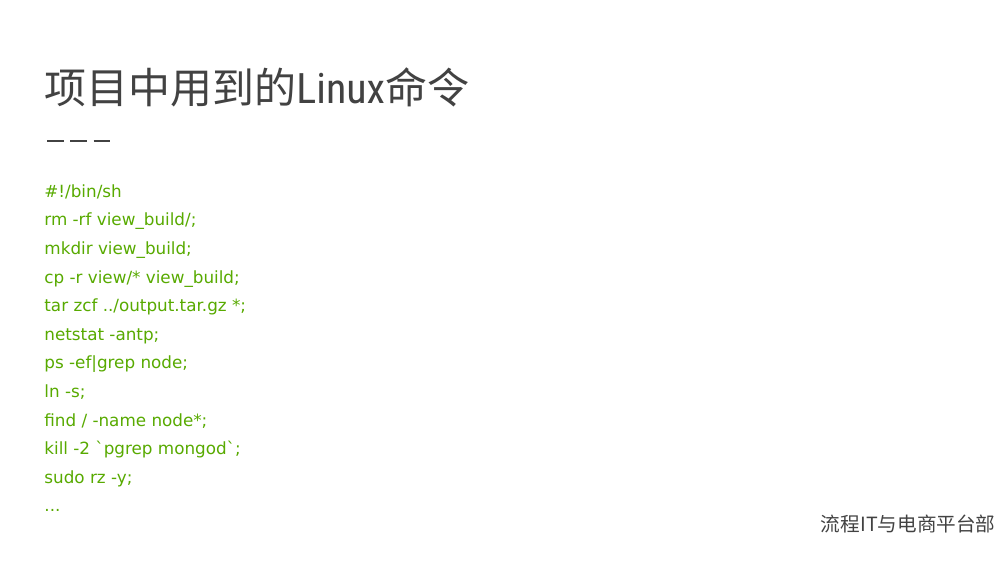
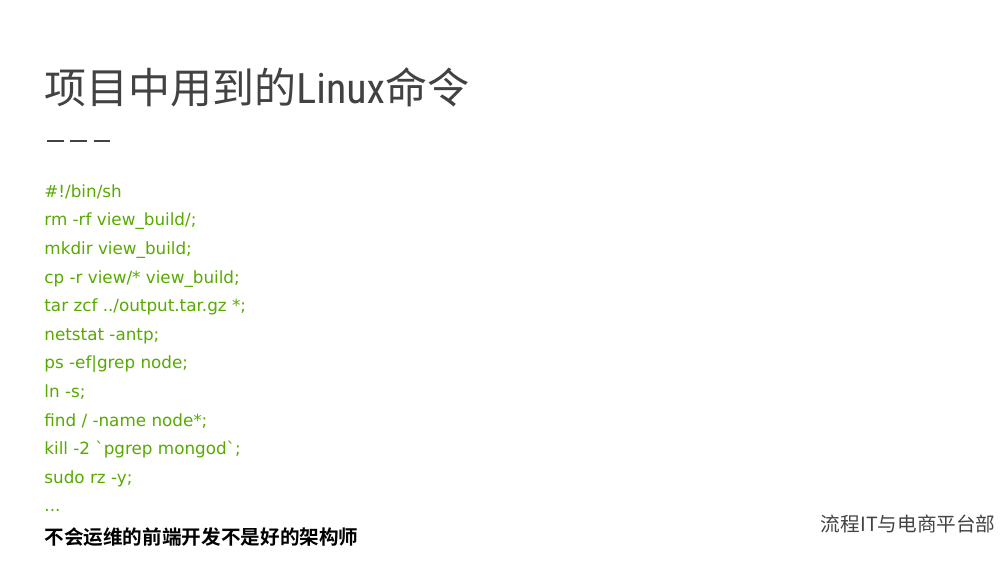
Before and after one commit to shekobe/test, a slide deck: slide 11 of 文件发布管理.pptx (slide 9 before the commit). Drawn at 1008x567 pixels with LibreOffice and Linux fonts; fonts in the diff are those of the drawing; background and template pictures are left out. Boxes give left, top, right and bottom in pixels: in the first picture for what was removed or moved away, otherwise in the second. Text is boxed around its words. In the diff, an @@ line names an element or a change of style, - is before the commit and + after.

```diff
--- a/文件发布管理.pptx
+++ b/文件发布管理.pptx
@@ text at (44, 527, 358, 546): paragraph added @@
+不会运维的前端开发不是好的架构师
```
Also in this commit, not shown: 1 other slide changed, 3 slides added, 1 slide removed, 1 other file.
